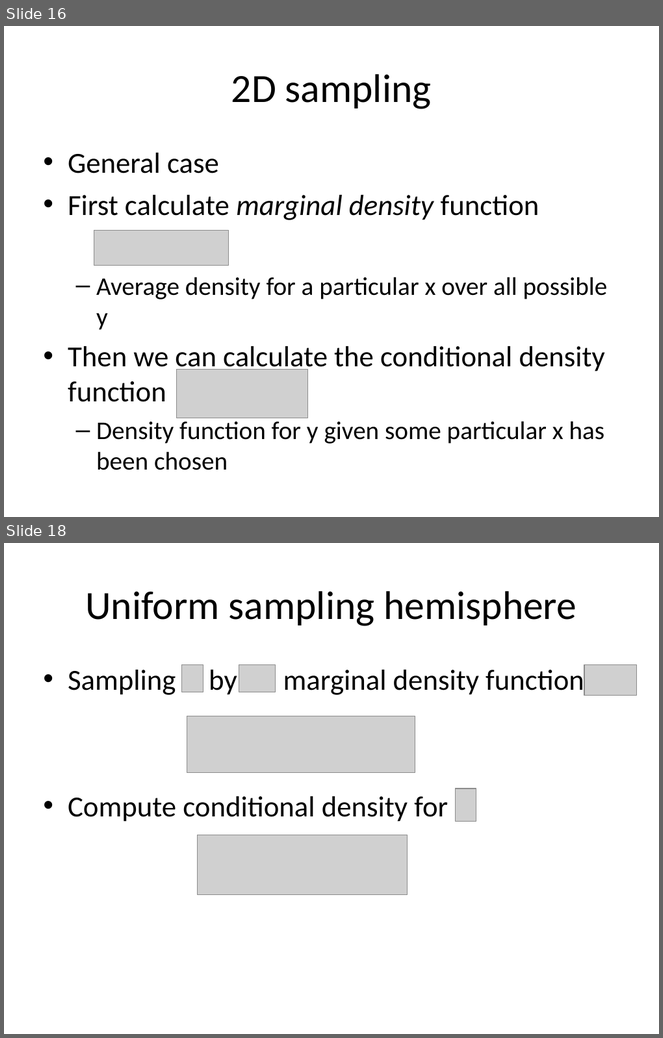
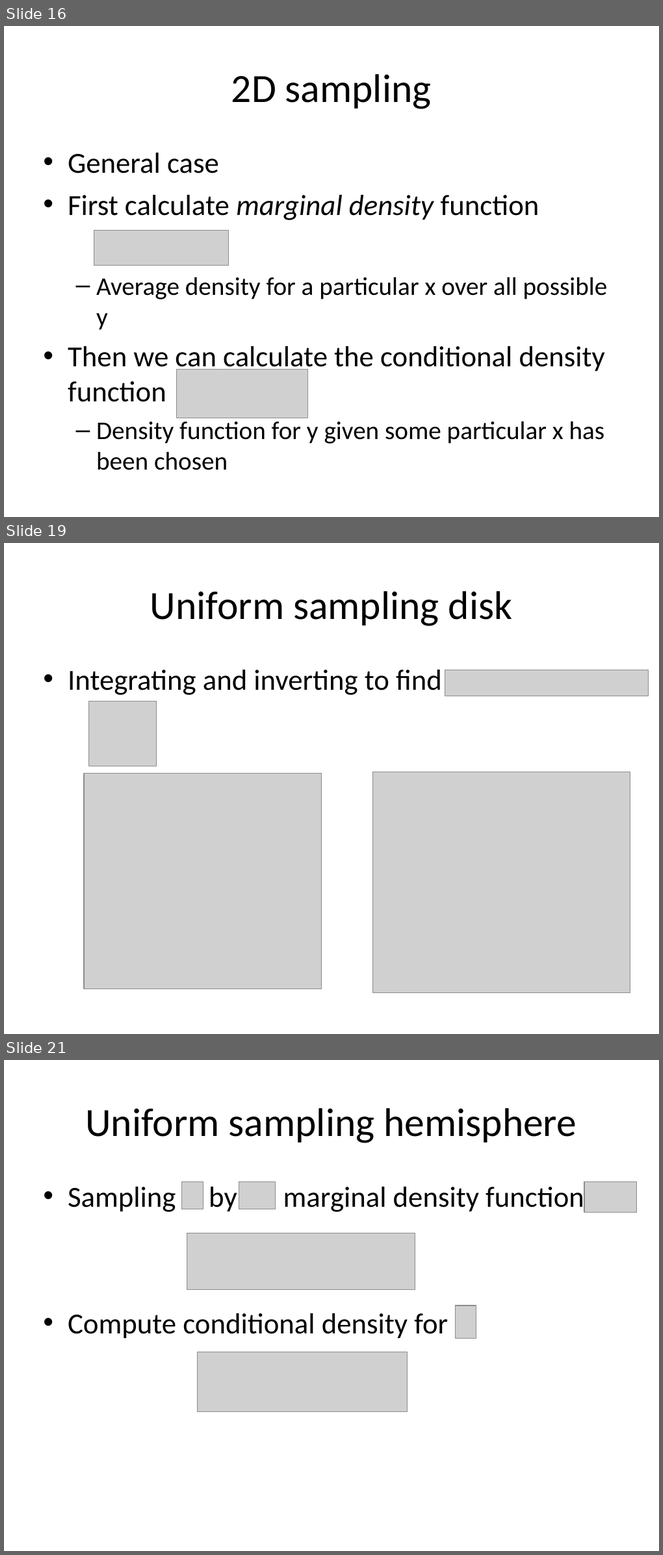
Before and after one commit to ianslayer/gpu_course, a slide deck: course_ppt/MonteCarlo2.ppt. Shown one above the other, each under a label of ours: slides 16 and 18 before the commit, slides 16, 19 and 21 after it; the slides between them are not shown. The pictures are 663x1038 and 663x1555 pixels, drawn with LibreOffice and Linux fonts; fonts in the diff are those of the drawing; grey boxes stand for pictures. Boxes give left, top, right and bottom in pixels: in the first picture for what was removed or moved away, otherwise in the second. Text is boxed around its words. In the diff, an @@ line names an element or a change of style, - is before the commit and + after.

Commit message:
update sampling ppt, sampling visualization

```diff
--- a/course_ppt/MonteCarlo2.ppt
+++ b/course_ppt/MonteCarlo2.ppt
@@ slide 19 added at box(4, 543, 659, 1034), background #FFFFFF @@
@@ title added at box(150, 591, 512, 626), 44 pt, text #000000 @@
+Uniform sampling disk
@@ text added at box(68, 670, 442, 695), 32 pt, text #000000 @@
+• Integrating and inverting to find
@@ picture added at box(445, 670, 649, 696) @@
@@ picture added at box(89, 701, 156, 767) @@
@@ picture added at box(84, 773, 322, 989) @@
@@ picture added at box(373, 772, 631, 993) @@
@@ what was slide 18 is now slide 21 @@
```
Also in this commit, not shown: 4 slides changed, 3 other slides added, 7 other files.
